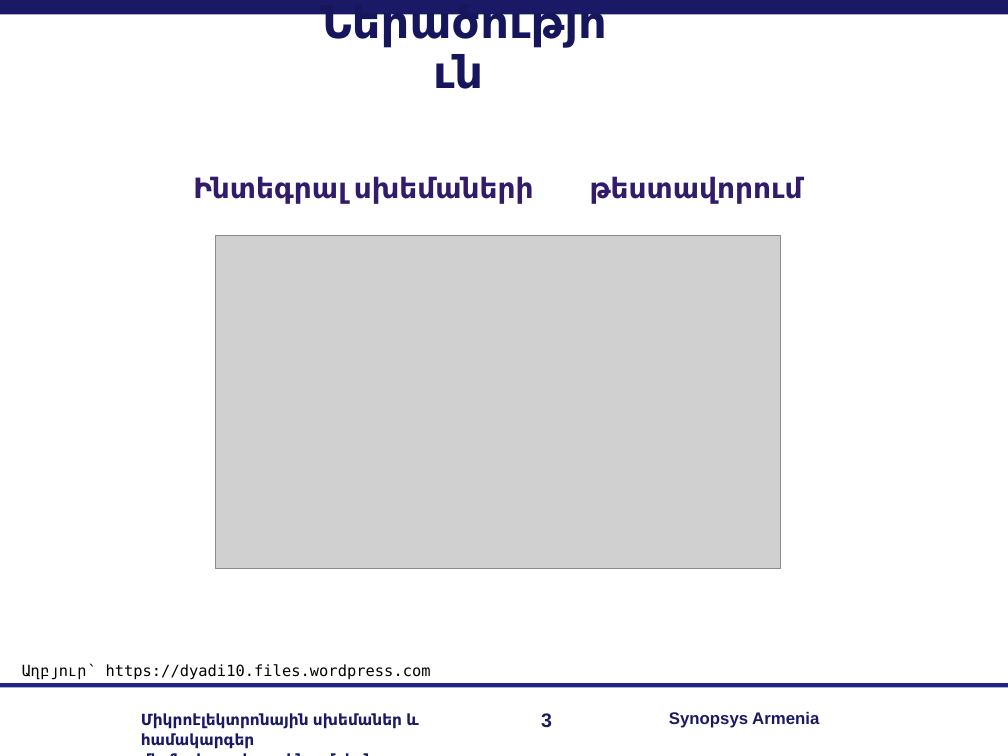
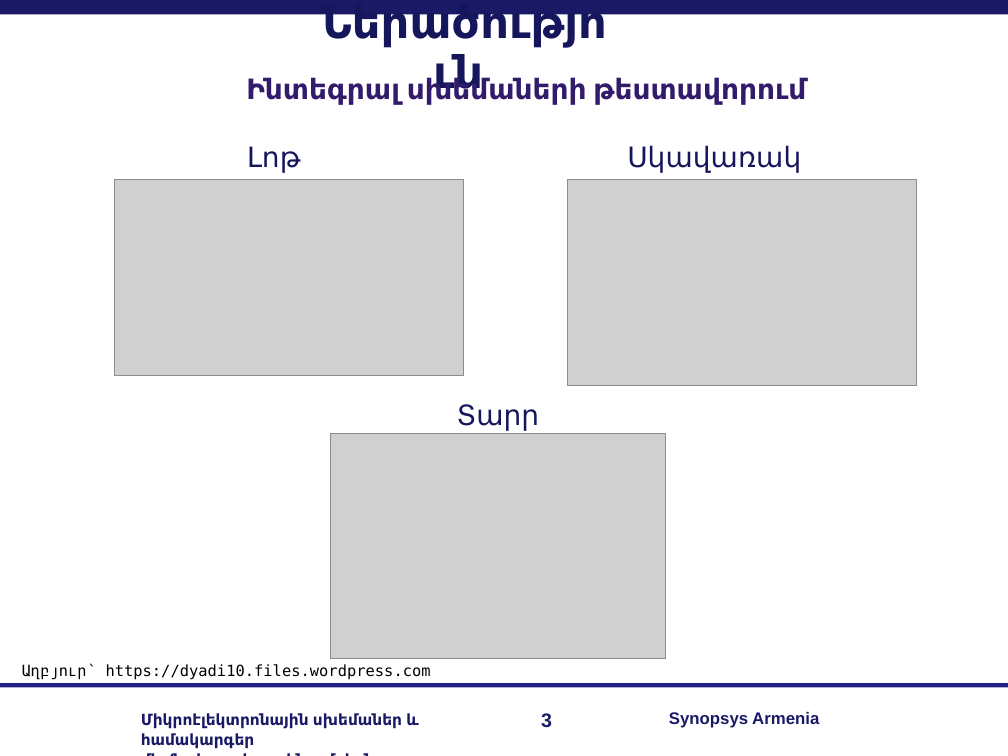
Before and after one commit to RazKarapetyan/Diploma_Final_Files, a slide deck: slide 3 of My Diploma/slides.ppt. Drawn at 1008x756 pixels with LibreOffice and Linux fonts; fonts in the diff are those of the drawing; grey boxes stand for pictures; background and template pictures are left out. Boxes give left, top, right and bottom in pixels: in the first picture for what was removed or moved away, otherwise in the second. Text is boxed around its words. In the diff, an @@ line names an element or a change of style, - is before the commit and + after.

```diff
--- a/My Diploma/slides.ppt
+++ b/My Diploma/slides.ppt
@@ text "Ինտեգրալ սխեմաների թեստավորում": place and size @@
-text "Ինտեգրալ սխեմաների թեստավորում" at bbox=[193, 176, 803, 204]
+text "Ինտեգրալ սխեմաների թեստավորում" at bbox=[246, 77, 806, 105]
@@ text "Ինտեգրալ սխեմաների թեստավորում" at bbox=[246, 77, 806, 105]: alignment centre to left @@
@@ text added at bbox=[247, 146, 300, 173], 20 pt, text #16165D @@
+Լոթ
@@ text added at bbox=[627, 145, 801, 173], 20 pt, text #16165D @@
+Սկավառակ
@@ picture added at bbox=[115, 179, 464, 376] @@
@@ picture: place and size @@
-picture at bbox=[216, 235, 780, 569]
+picture at bbox=[568, 179, 917, 386]
@@ text added at bbox=[457, 404, 540, 431], 20 pt, text #16165D @@
+Տարր
@@ picture added at bbox=[331, 433, 666, 658] @@
```
Also in this commit, not shown: 2 other slides changed, 6 slides added, 4 slides removed.
